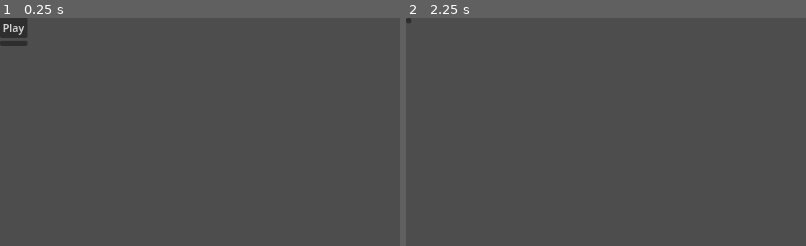
Above: before the commit, frames 1-2 (left to right).
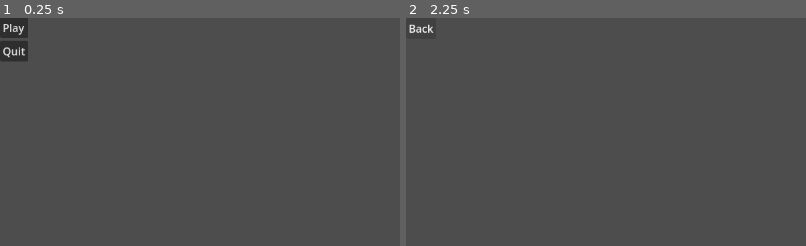
Above: after the commit, the same moments.

Repository: SirCatolot/No-more-marble-racing
Game: Godot game, scene res://scenes/ui/MainMenu.tscn
Two runs of this game, one before a commit and one after it. Both use one fixed random seed, a clock stepped at 60 frames per second and the inputs below.
Inputs (mouse positions are % of the whole screen's width and height, from its top left; square brackets give the same spot before the commit, where the layout moved):
- Up to frame 1 (0.25 s): no input
- Up to frame 2 (2.25 s): click "Play" at 0.5 s; click (2, 2) [0, 1] at 1.25 s; click "Play" at 2 s
The pictures show only the part of the screen within x 0-50%, y 0-50%; the shares and areas given below are measured in that part.

The runs differ from the first frame. In frame 1, 0.4% of the frame differs, in the area x 0-7%, y 11-19%; in frame 2, 0.1%.

Commit message:
added text to main buttons
title

Diff:
--- a/scenes/game/GameRoot.tscn
+++ b/scenes/game/GameRoot.tscn
@@ -8,3 +8,5 @@
 [node name="BackButton" type="Button" parent="."]
 offset_right = 8.0
 offset_bottom = 8.0
+text = "Back
+"
--- a/scenes/ui/MainMenu.tscn
+++ b/scenes/ui/MainMenu.tscn
@@ -25,3 +25,4 @@
 
 [node name="QuitButton" type="Button" parent="VBoxContainer"]
 layout_mode = 2
+text = "Quit"
